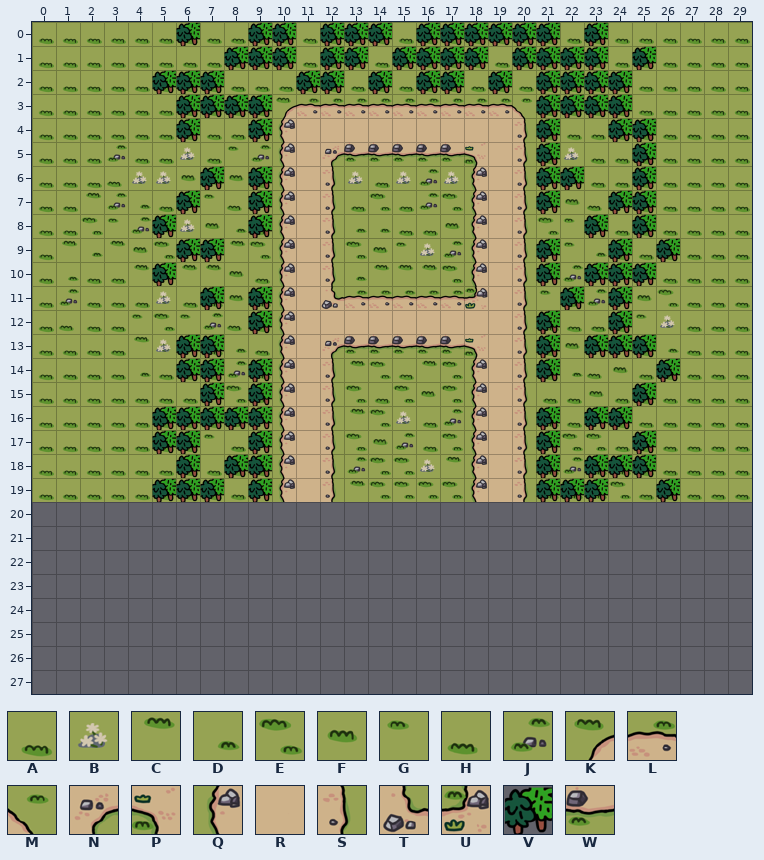
One commit to this Tiled map: assets/resources/Tile/map.tmx. The picture above is the old version.
Cells are 50x50 px. Shown: x 0..29, y 0..27. The old version is drawn lined up with the new one.
Key: from "grassTilemap": A 0, B 1, C 2, D 10, E 11, F 12, G 20, H 21, J 22, K 30, L 31, M 32, N 33, P 34, Q 40, R 41, S 42, T 43, U 44, V 49, W 51.
_ is an empty cell, # one hidden under a higher layer.
Layers that did not change in this view are not listed.
Layer "stage" before, first column x 0:
 9 ACDCFEFCCE###EFGBJ###BGDAAAAAA
10 ADAACBCCFA###DCCCE###BJJGCAAAA
11 AJAAABAEFE###########GHJJFEAAA
12 AHAAGEGJHA###########EAAAGBAAA
13 AAAACBJEDA###########AFCGADAAA
14 AAAADAAAJE###########ADHFAAAAA
15 AAAAAAACEH###########AA#AAAAAA
16 AAAAAAAAHG############A#AAAAAA
17 AAAAAAAGAB##############AAAAAA
18 AAAAAAAAAA###############AAAAA
19 AAAAAAAAAB###############AAAAA
20 ______________________________
21 ______________________________
22 ______________________________
23 ______________________________
24 ______________________________
25 ______________________________
26 ______________________________
27 ______________________________
Layer "soil" before, first column x 5:
 0 _________________________
 1 _________________________
 2 _________________________
 3 _____KLLLLLLLLLM_________
 4 _____QRRRRRRRRRS_________
 5 _____QRNWWWWWPRS_________
 6 _____QRS_____QRS_________
 7 _____QRS_____QRS_________
 8 _____QRS_____QRS_________
 9 _____QRS_____QRS_________
10 _____QRS_____QRS_________
11 _____QRTLLLLLURS_________
12 _____QRRRRRRRRRS_________
13 _____QRNWWWWWPRS_________
14 _____QRSCEACEQRS_________
15 _____QRSEAEFEQRS__F______
16 _____QRSCEBAJQRSE_B______
17 _____QRSEFJAEQRSFEE______
18 _____QRSJEEBCQRSEJEE_____
19 _____QRSCEEEEQRSEEEE_____
20 _________________________
21 _________________________
22 _________________________
23 _________________________
24 _________________________
25 _________________________
26 _________________________
27 _________________________
Layer "deco" before, first column x 0:
 0 ______V__VV_VVV_VVVVVV_V______
 1 ________VVV_VV_VVVV_VVVV_V____
 2 _____VVV___VV_V_VV_V_VVVV_____
 3 ______VVVV___________VVVV_____
 4 ______V__V___________V__VV____
 5 _____________________V___V____
 6 _______V_V___________VV__V____
 7 ______V__V___________V__VV____
 8 _____V___V_____________V_V____
 9 ______VV_____________V__V_V___
10 _____V_______________V_VVV____
11 _______V_V____________V_V_____
12 _________V___________V__V_____
13 ______VV_____________V_VVV____
14 ______VV_V___________V____V___
15 _______V_V_______________V____
16 _____VVVVV___________V_VV_____
17 _____VV__V___________V___V____
18 ______V_VV___________V_VVV____
19 _____VVV_V___________VVV__V___
20 ______________________________
21 ______________________________
22 ______________________________
23 ______________________________
24 ______________________________
25 ______________________________
26 ______________________________
27 ______________________________
Now the later version:
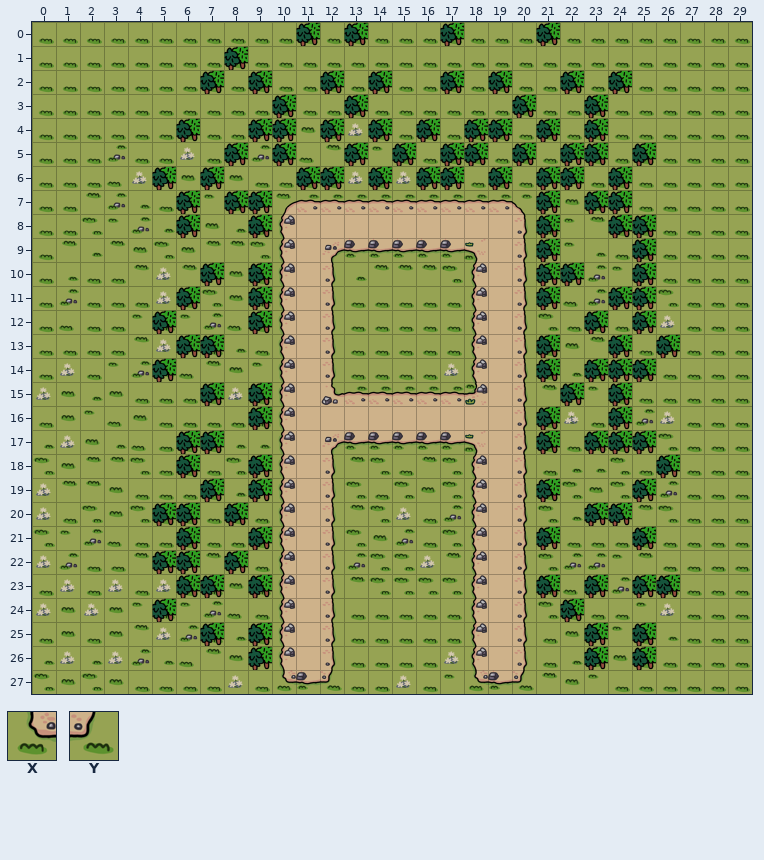
Further tiles: from "grassTilemap": X 50, Y 52.
Change:
Changed rows in their new state; . is an unchanged cell.
map size 30x20 -> 30x28 cells
Layer "stage":
first column x 0:
14 .B.GJDHCFG.......B............
15 BFDF...ABA...........CFG......
16 .FGHF...AE............B.BJB...
17 DBFDH..ADD.............E.JE...
18 EFCCE...EF............DD..F...
19 BCCF....D.............EF.BJ...
20 BAEFEAAAAA............DCCCEAAA
21 EGJHAAAAAA............AAAAAAAA
22 BJAACBCCFA............JJGCAAAA
23 ....ABAEFE............HJJFEAAA
24 ....GEGJHA...AAAAA...EAAAGBAAA
25 ....CBJEDA...AAAAA...AFCGADAAA
26 ....JDHCFG...AAAAB...ADHFAAAAA
27 ...FAAAABA...AABAG...CFGAAAAAA
Layer "soil":
first column x 10:
 3 ___________...
 4 ___________...
 5 ___________...
 6 ___.....___...
 7 KLLLLLLLLLM...
 8 ..RRRRRRR.....
 9 ..NWWWWWP.....
11 ..S_____Q.....
12 ..S_____Q.....
13 ..S_____Q.....
14 ...__.__......
15 ..TLLLLLU...._
16 ..RRRRRRR.._._
17 ..NWWWWWP..___
18 ...C.ACE...___
19 ...EA.F....___
20 QRSCEBAJQRSE..
21 QRSEFJAEQRSF..
22 QRSJEEBCQRSE..
23 QRSCEEEEQRSE..
24 QRS.....QRS...
25 QRS.....QRS...
26 QRS.....QRS...
27 XWY.....XWY...
Layer "deco":
first column x 0:
 0 ......_..__V_._._.___.._...
 1 .........__.__.____.____._.
 2 .....__..V._...._...._._...
 3 ......____V..V......V__._..
 4 ..........V.V.V.V.VV...V__.
 5 ........V.V..V.V.VV.V_VV...
 6 .....V..._.VV.V.VV.V....V_.
 7 ........V..............V._.
 8 ....._V..............V._V..
 9 ......__................_V_
10 ....._.V.V............V__..
11 ......V_.............V_..V.
12 .....V..............._.V_V.
13 ......................._._V
14 .....V__._.............VVV_
15 ......................V.V_.
16 .....____.............._...
17 ....._.V._.............VV..
18 ........_............_.___V
19 .....__...............__.V_
20 .....VV.V..............VV..
21 ......V..V...........V...V.
22 .....VV.V..................
23 ABAB..VV.V...........V.V.VV
24 BFBF.V................V....
25 AFAF...V.V.............V.V.
26 DBDB.....V.............V.V.
27 EFE........................
Boxes around the changes in both pictures, in picture pixels (x1, y1, x2, y2):
changed: (32, 22, 752, 694)
